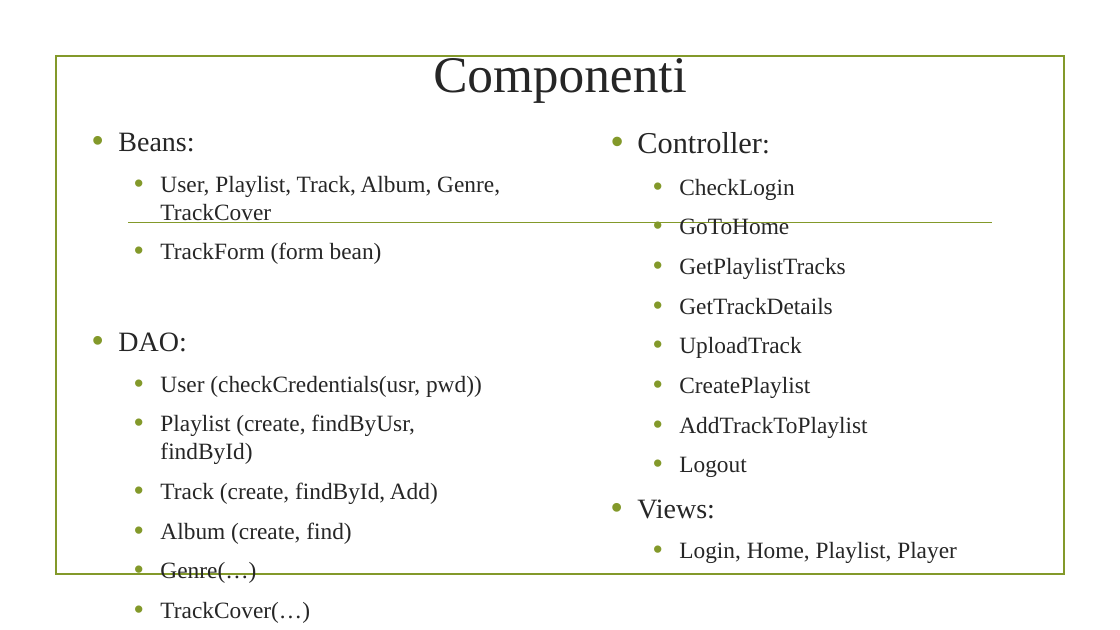
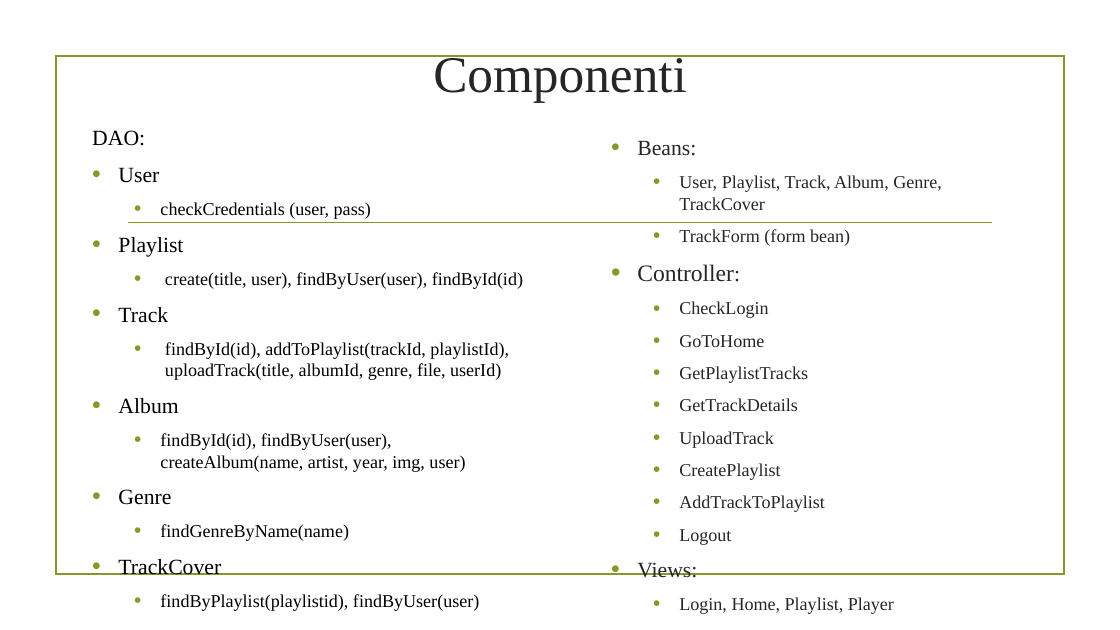
Before and after one commit to alex-atanassov/TIW2021-Atanassov-Bruno, a slide deck: slide 12 of deliverables/Presentazione progetto TIW.pptx (slide 13 before the commit). Drawn at 1120x630 pixels with LibreOffice and Linux fonts; fonts in the diff are those of the drawing; background and template pictures are left out. Boxes give left, top, right and bottom in pixels: in the first picture for what was removed or moved away, otherwise in the second. Text is boxed around its words. In the diff, an @@ line names an element or a change of style, - is before the commit and + after.

```diff
--- a/deliverables/Presentazione progetto TIW.pptx
+++ b/deliverables/Presentazione progetto TIW.pptx
@@ text at (92, 130, 145, 146): size 24 to 18.6 pt, text colour #262626 to #000000 in "DAO:"; bullet • to none; less space between paragraphs @@
@@ text at (118, 132, 500, 264): paragraphs removed @@
-• Beans:
-  • User, Playlist, Track, Album, Genre, TrackCover
-  • TrackForm (form bean)
@@ text "Beans:": place and size @@
-text "Beans:" at (637, 132, 957, 563)
+text "Beans:" at (637, 140, 942, 614)
@@ text at (637, 140, 942, 246): paragraphs added @@
+• Beans:
+  • User, Playlist, Track, Album, Genre, TrackCover
+  • TrackForm (form bean)
@@ text at (118, 167, 523, 611): text changed; size 20 to 15.5 pt; text colour #262626 to #000000 @@
-  • User (checkCredentials(usr, pwd))
-  • Playlist (create, findByUsr, findById)
-  • Track (create, findById, Add)
-  • Album (create, find)
-  • Genre(…)
-  • TrackCover(…)
+• User
+  • checkCredentials (user, pass)
+• Playlist
+  • create(title, user), findByUser(user), findById(id)
+• Track
+  • findById(id), addToPlaylist(trackId, playlistId),
+    uploadTrack(title, albumId, genre, file, userId)
+• Album
+  • findById(id), findByUser(user),
+    createAlbum(name, artist, year, img, user)
+• Genre
+  • findGenreByName(name)
+• TrackCover
+  • findByPlaylist(playlistid), findByUser(user)
@@ text at (637, 264, 894, 614): size 26 to 20.1 pt in "Controller:"; size 24 to 18.6 pt in "Controller:", "Views:"; size 20 to 15.5 pt in "CheckLogin", "GoToHome", "GetPlaylistTracks", "GetTrackDetails" and 5 more places; less space between paragraphs @@
```
Also in this commit, not shown: 28 other slides changed, 4 slides added, 3 slides removed.
